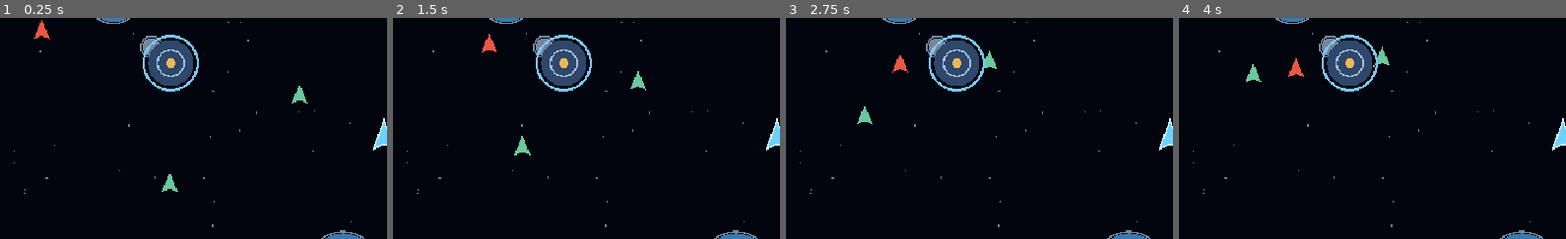
Above: before the commit, frames 1-4 (left to right).
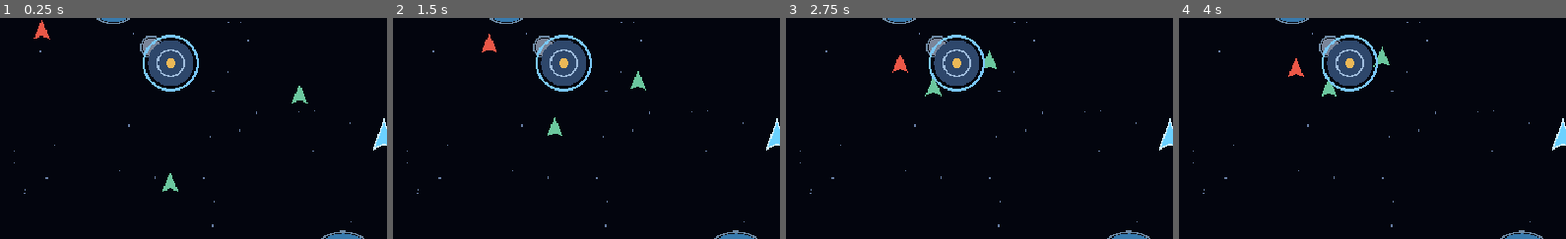
Above: after the commit, the same moments.

Repository: DARTVADER1-DROID/Star-Forge
Game: Godot game, scene res://scenes/main.tscn
The game is run twice, just before and just after one commit, with the same random seed, the same clock (stepped at 60 frames per second) and the same inputs.
Inputs (mouse positions are % of the whole screen's width and height, from its top left):
- Up to frame 1 (0.25 s): no input
- Up to frame 2 (1.5 s): move the mouse to (72, 45) at 0.52 s; click (72, 45) at 0.67 s; drag from (29, 55) to (12, 29) at 1.27 s
- Up to frame 3 (2.75 s): move the mouse to (60, 28) at 2.02 s; click (60, 28) at 2.17 s
- Up to frame 4 (4 s): drag from (45, 70) to (19, 35) at 2.77 s; move the mouse to (80, 65) at 3.52 s; click (80, 65) at 3.67 s
The pictures show only the part of the screen within x 0-50%, y 23-73%; the shares and areas given below are measured in that part.

The runs differ from the first frame. In frame 1, less than 0.1% of the frame differs, in the area x 41-47%, y 70-79%; in frame 2, 0.3%, in the area x 31-44%, y 44-63%; in frame 3, 0.3%; in frame 4, 0.3%.

Commit message:
Use imported pixel-art sprites in gameplay

Diff:
--- a/scripts/world/asteroid.gd
+++ b/scripts/world/asteroid.gd
@@ -2,8 +2,19 @@
 class_name SpaceAsteroid
 
 @export var collision_radius := 24.0
+var _sprite: Sprite2D
 
 func _ready() -> void:
+    var sprite_names := ["asteroid_small_01.png","asteroid_small_02.png","asteroid_small_03.png","asteroid_large_01.png"]
+    var random := RandomNumberGenerator.new()
+    random.randomize()
+    var texture := AssetLibrary.load_texture(sprite_names[random.randi_range(0,sprite_names.size()-1)])
+    if texture != null:
+        _sprite = Sprite2D.new()
+        _sprite.texture = texture
+        _sprite.scale = Vector2(0.55,0.55)
+        _sprite.texture_filter = CanvasItem.TEXTURE_FILTER_NEAREST
+        add_child(_sprite)
     var shape := CircleShape2D.new()
     shape.radius = collision_radius
     var collision := CollisionShape2D.new()
@@ -11,6 +22,8 @@
     add_child(collision)
 
 func _draw() -> void:
+    if is_instance_valid(_sprite):
+        return
     draw_colored_polygon(PackedVector2Array([
         Vector2(-20,-10),Vector2(-7,-23),Vector2(13,-18),
         Vector2(23,-2),Vector2(12,19),Vector2(-11,20),Vector2(-23,3)
